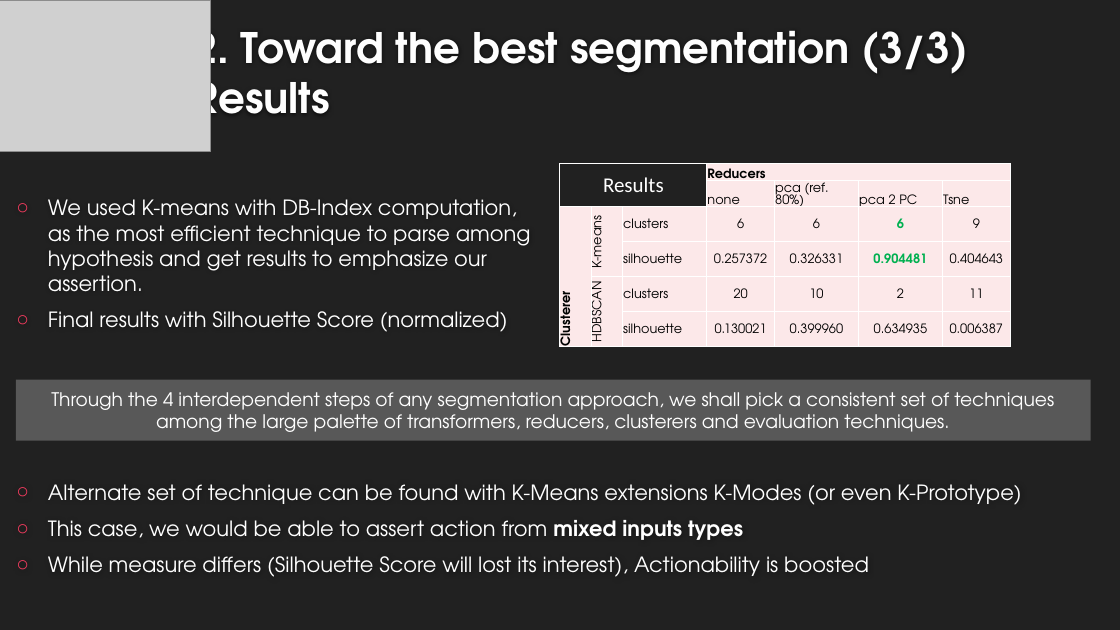
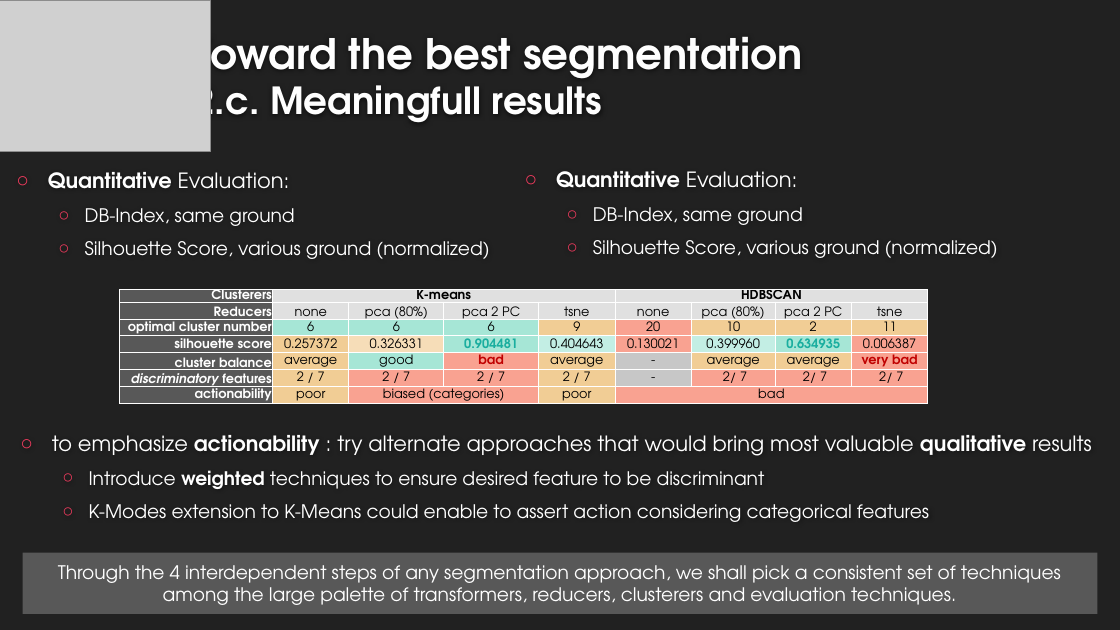
Before and after one commit to EtienneLardeur/P5_CustomerSegmentation, a slide deck: slide 11 of P5Olist_Présentation_initiale.pptx. Drawn at 1120x630 pixels with LibreOffice and Linux fonts; fonts in the diff are those of the drawing; grey boxes stand for pictures; background and template pictures are left out. Boxes give left, top, right and bottom in pixels: in the first picture for what was removed or moved away, otherwise in the second. Text is boxed around its words. In the diff, an @@ line names an element or a change of style, - is before the commit and + after.

```diff
--- a/P5Olist_Présentation_initiale.pptx
+++ b/P5Olist_Présentation_initiale.pptx
@@ title at [194,23,802,130]: text changed @@
-2. Toward the best segmentation (3/3)
-Results
+Toward the best segmentation
+2.c. Meaningfull results
@@ text at [48,172,489,259]: text changed; size 18 to 16 pt @@
-○ We used K-means with DB-Index computation, as the most efficient technique to parse among hypothesis and get results to emphasize our assertion.
-○ Final results with Silhouette Score (normalized)
+○ Quantitative Evaluation:
+  ○ DB-Index, same ground
+  ○ Silhouette Score, various ground (normalized)
@@ text added at [556,171,998,258], 16 pt, text #FFFFFF @@
+○ Quantitative Evaluation:
+  ○ DB-Index, same ground
+  ○ Silhouette Score, various ground (normalized)
@@ table removed at [560,164,1011,352], 6 rows, 7 columns @@
-Results |  |  | Reducers |  |  | 
- |  |  | none | pca (ref. 80%) | pca 2 PC | Tsne
-Clusterer | K-means | clusters | 6 | 6 | 6 | 9
- |  | silhouette | 0.257372 | 0.326331 | 0.904481 | 0.404643
- | HDBSCAN | clusters | 20 | 10 | 2 | 11
- |  | silhouette | 0.130021 | 0.399960 | 0.634935 | 0.006387
@@ table added at [120,290,929,409], 7 rows, 9 columns @@
+Clusterers | K-means |  |  |  | HDBSCAN |  |  | 
+Reducers | none | pca (80%) | pca 2 PC | tsne | none | pca (80%) | pca 2 PC | tsne
+optimal cluster number | 6 | 6 | 6 | 9 | 20 | 10 | 2 | 11
+silhouette score | 0.257372 | 0.326331 | 0.904481 | 0.404643 | 0.130021 | 0.399960 | 0.634935 | 0.006387
+cluster balance | average | good | bad | average | - | average | average | very bad
+discriminatory features | 2 / 7 | 2 / 7 | 2 / 7 | 2 / 7 | - | 2/ 7 | 2/ 7 | 2/ 7
+actionability | poor | biased (categories) |  | poor | bad |  |  | 
@@ text at [52,435,1092,522]: text changed; size 18 to 16 pt @@
-○ Alternate set of technique can be found with K-Means extensions K-Modes (or even K-Prototype)
-○ This case, we would be able to assert action from mixed inputs types
-○ While measure differs (Silhouette Score will lost its interest), Actionability is boosted
+○ to emphasize actionability : try alternate approaches that would bring most valuable qualitative results
+  ○ Introduce weighted techniques to ensure desired feature to be discriminant
+  ○ K-Modes extension to K-Means could enable to assert action considering categorical features
@@ rectangle "Through the 4 interdependent steps ...": place and size @@
-rectangle "Through the 4 interdependent steps ..." at [16,380,1091,441]
+rectangle "Through the 4 interdependent steps ..." at [23,553,1098,614]
```
Also in this commit, not shown: 11 other slides changed, 1 slide added, 1 slide removed.
